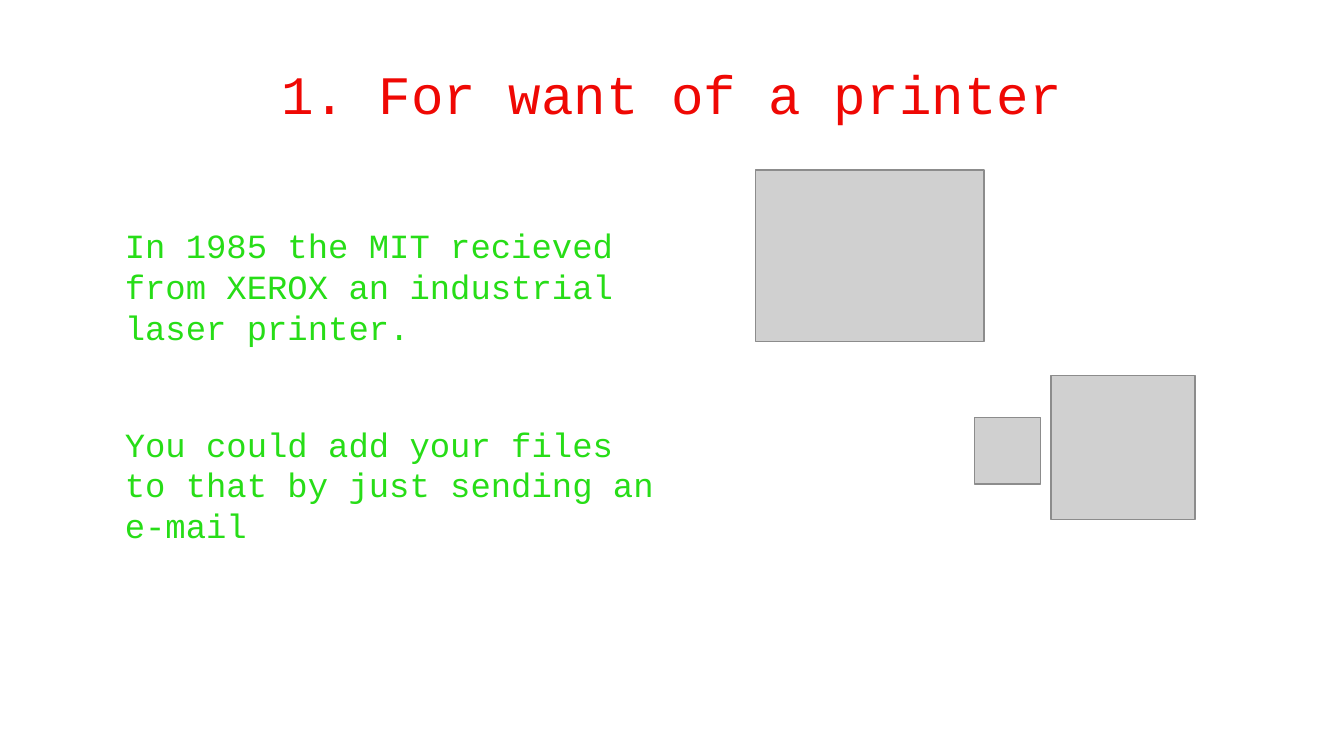
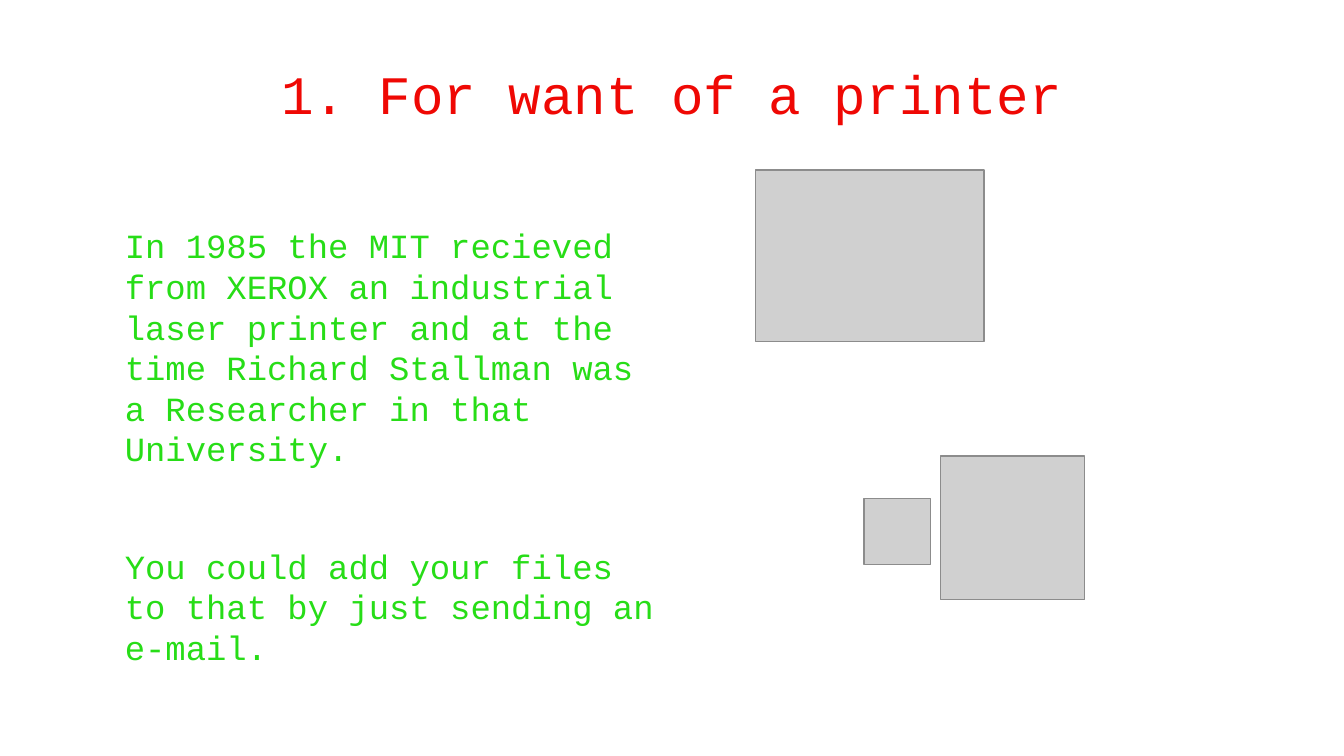
Before and after one commit to WAPEETY/open-source-presentation, a slide deck: slide 3 of open_source.odp. Drawn at 1344x756 pixels with LibreOffice and Linux fonts; fonts in the diff are those of the drawing; grey boxes stand for pictures; background and template pictures are left out. Boxes give left, top, right and bottom in pixels: in the first picture for what was removed or moved away, otherwise in the second. Text is boxed around its words. In the diff, an @@ line names an element or a change of style, - is before the commit and + after.

```diff
--- a/open_source.odp
+++ b/open_source.odp
@@ text at bbox=[125, 234, 654, 661]: text changed @@
-In 1985 the MIT recieved from XEROX an industrial laser printer.
-You could add your files to that by just sending an e-mail
+In 1985 the MIT recieved from XEROX an industrial laser printer and at the time Richard Stallman was a Researcher in that University.
+You could add your files to that by just sending an e-mail.
@@ picture: place and size @@
-picture at bbox=[1051, 376, 1195, 520]
+picture at bbox=[942, 456, 1085, 600]
@@ picture: place and size @@
-picture at bbox=[974, 418, 1042, 485]
+picture at bbox=[865, 499, 932, 566]
```
Also in this commit, not shown: 3 other slides changed, 2 slides added, 3 other files.
